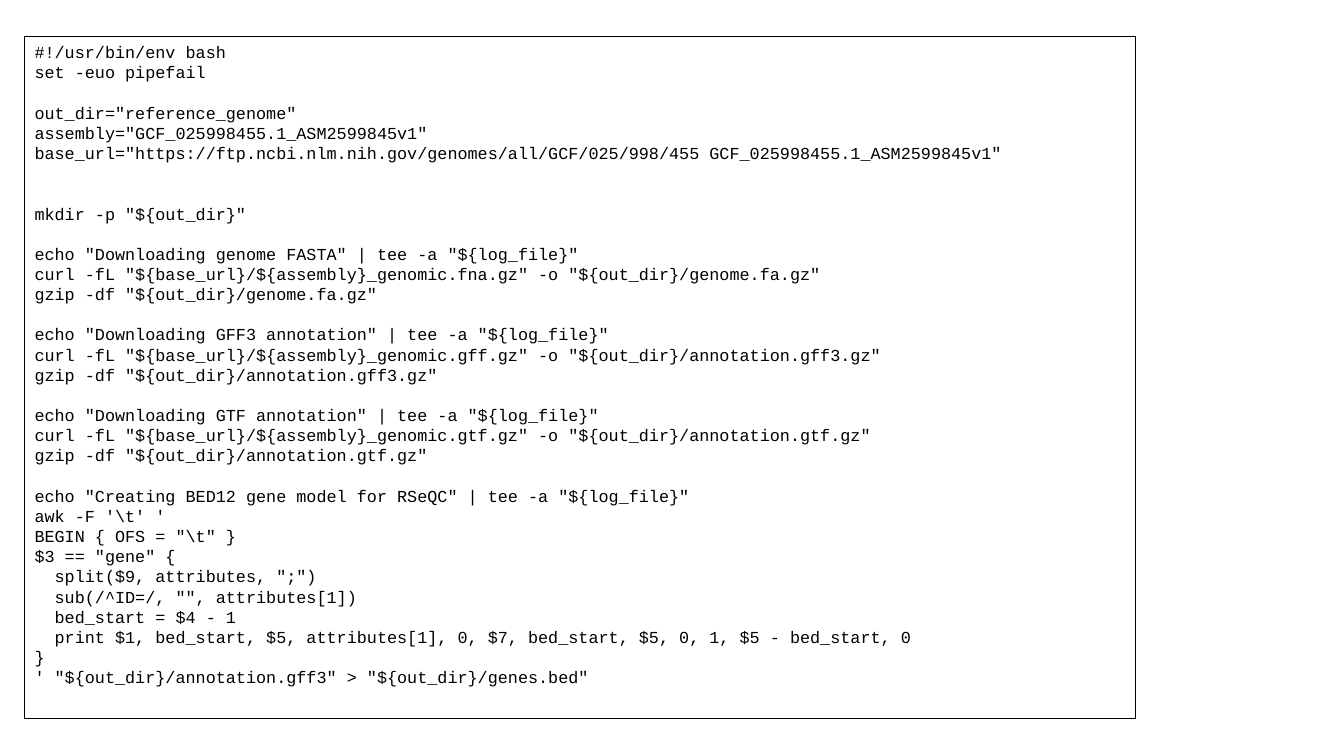
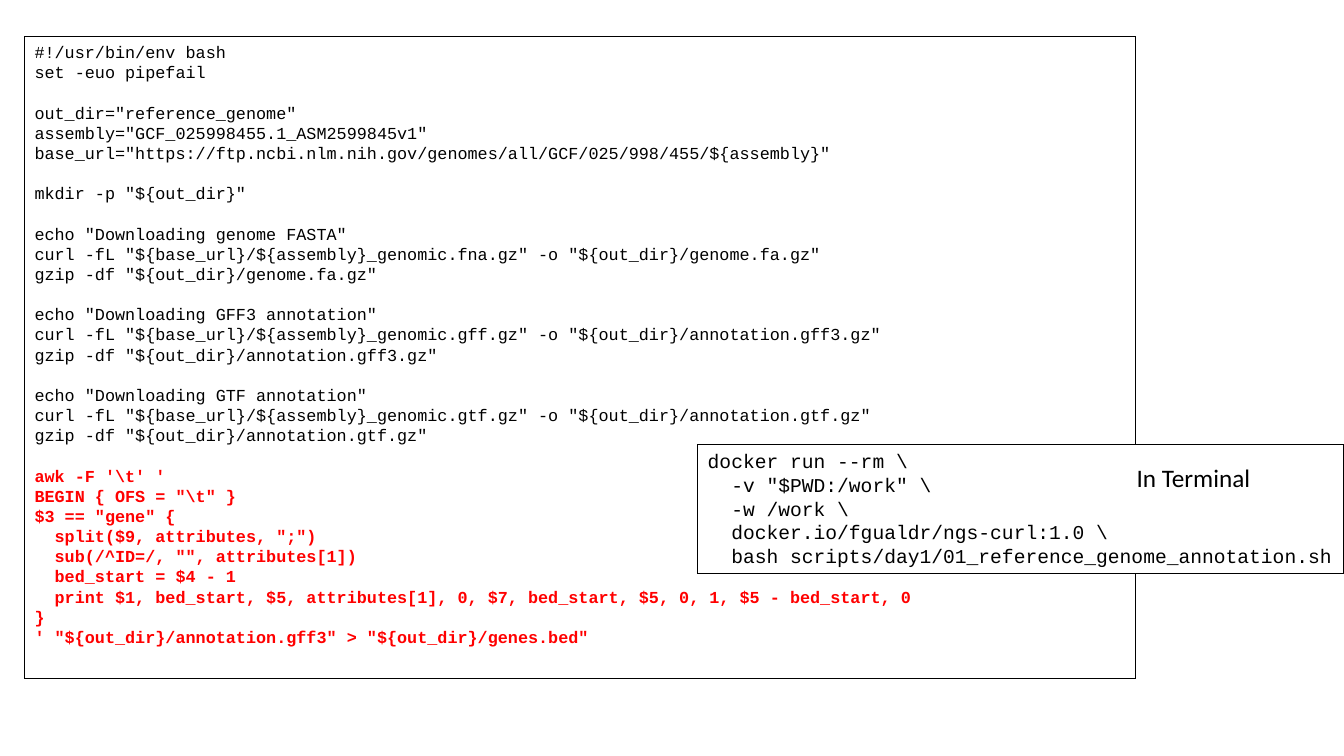
Before and after one commit to fgualdr/reproducible-ngs-workshop, a slide deck: slide 20 of power_point/Day1.pptx. Drawn at 1344x756 pixels with LibreOffice and Linux fonts; fonts in the diff are those of the drawing. Boxes give left, top, right and bottom in pixels: in the first picture for what was removed or moved away, otherwise in the second. Text is boxed around its words. In the diff, an @@ line names an element or a change of style, - is before the commit and + after.

```diff
--- a/power_point/Day1.pptx
+++ b/power_point/Day1.pptx
@@ rectangle "#!/usr/bin/env bash": place and size @@
-rectangle "#!/usr/bin/env bash" at box(24, 37, 1135, 720)
+rectangle "#!/usr/bin/env bash" at box(24, 37, 1135, 679)
@@ text in rectangle at box(35, 147, 831, 163): text changed @@
-base_url="https://ftp.ncbi.nlm.nih.gov/genomes/all/GCF/025/998/455 GCF_025998455.1_ASM2599845v1"
+base_url="https://ftp.ncbi.nlm.nih.gov/genomes/all/GCF/025/998/455/${assembly}"
@@ text in rectangle at box(35, 228, 346, 244): text changed @@
-echo "Downloading genome FASTA" | tee -a "${log_file}"
+echo "Downloading genome FASTA"
@@ text in rectangle at box(35, 308, 377, 324): text changed @@
-echo "Downloading GFF3 annotation" | tee -a "${log_file}"
+echo "Downloading GFF3 annotation"
@@ text in rectangle at box(35, 389, 367, 405): text changed @@
-echo "Downloading GTF annotation" | tee -a "${log_file}"
+echo "Downloading GTF annotation"
@@ rectangle added at box(698, 445, 1344, 574), fill #FFFFFF, outline #000000 0.75 pt, 14 pt, text #000000 @@
+docker run --rm \
+-v "$PWD:/work" \
+-w /work \
+docker.io/fgualdr/ngs-curl:1.0 \
+bash scripts/day1/01_reference_genome_annotation.sh
@@ text in rectangle at box(35, 469, 911, 647): text colour #000000 to #FF0000, bold on in "awk -F '\t' '", "BEGIN { OFS = "\t" }", "$3 == "gene" {", "split($9, attributes, ";")" and 5 more places @@
@@ text added at box(1137, 469, 1250, 487), 18 pt, text #000000 @@
+In Terminal
@@ text in rectangle at box(35, 490, 689, 506): paragraph removed @@
-echo "Creating BED12 gene model for RSeQC" | tee -a "${log_file}"
```
Also in this commit, not shown: 35 other slides changed, 1 slide added, 10 other files.
